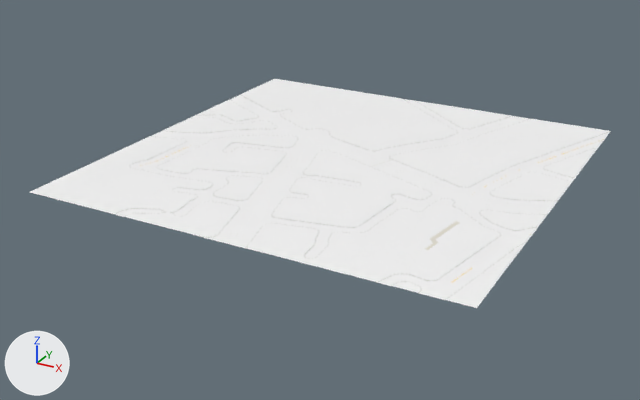
The glTF model web/public/assets/cities/london/tiles/12_-3.ground.glb as it was, and as the next commit left it.
Rendered twice from a camera (50 mm lens) standing at (3426.0, -1082.0, 191.0) and looking at (3191.0, -655.0, -23.0). The lights are fixed; the arrows at lower left show +X, +Y and +Z. The first picture is the older version. Where no turn or scale is listed for an object, it has been applied to the vertices. Vertices at exactly the same position are counted once.

Objects in the first picture: '12_-3'.
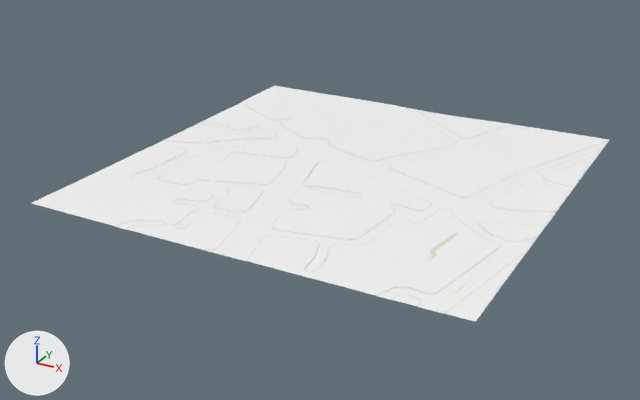
Boxes (x1, y1, x2, y2) around the edits, measured in the pictures (640 x 400 px; the box of a moved part takes in the faces that stretch with it):
'12_-3', reshaped, moved: before (30, 79, 611, 308); after (32, 86, 609, 322)
part 1 of me_12__3, moved or reshaped: before (216, 235, 252, 242); after (217, 248, 252, 254)
part 2 of me_12__3, cut back: before (46, 79, 546, 300); after (47, 86, 608, 313)
part 3 of me_12__3, added: after (455, 256, 524, 322)

The edits, one by one:
me_12__3 is used by ob_12__3; location (3200.0, -640.0, 0.1).
me_12__3 had 4327 vertices, 7501 faces and spanned x -128.0..128.0, y -128.0..128.0, z 0.0.
me_12__3 now has 5891 vertices, 10526 faces and spans x -128.0..128.0, y -128.0..128.0, z -1.0..1.0.
me_12__3 part 1: the loose piece of 4 vertices spanning x -7.0..11.0, y -125.0..-118.0, z 0.0 is moved by (0.0, 0.0, -1.0).
me_12__3 part 2: 238 vertices moved from x -128.0..128.0, y -128.0..118.0, z 0.0 to x -128.0..128.0, y -128.0..118.0, z -1.0..1.0; 366 vertices removed from x -128.0..103.0, y -128.0..128.0, z 0.0; 1929 vertices added at x -128.0..117.0, y -128.0..128.0, z -1.0..1.0.
me_12__3 part 3: 1 vertex added at x 128.0, y -94.0, z 0.0.
Other edits to the shape of me_12__3 do not show in these pictures.
Object '12_-3' (ob_12__3) moves from (3200.0, -640.0, 0.1) to (3200.0, -640.0, -6.3).
